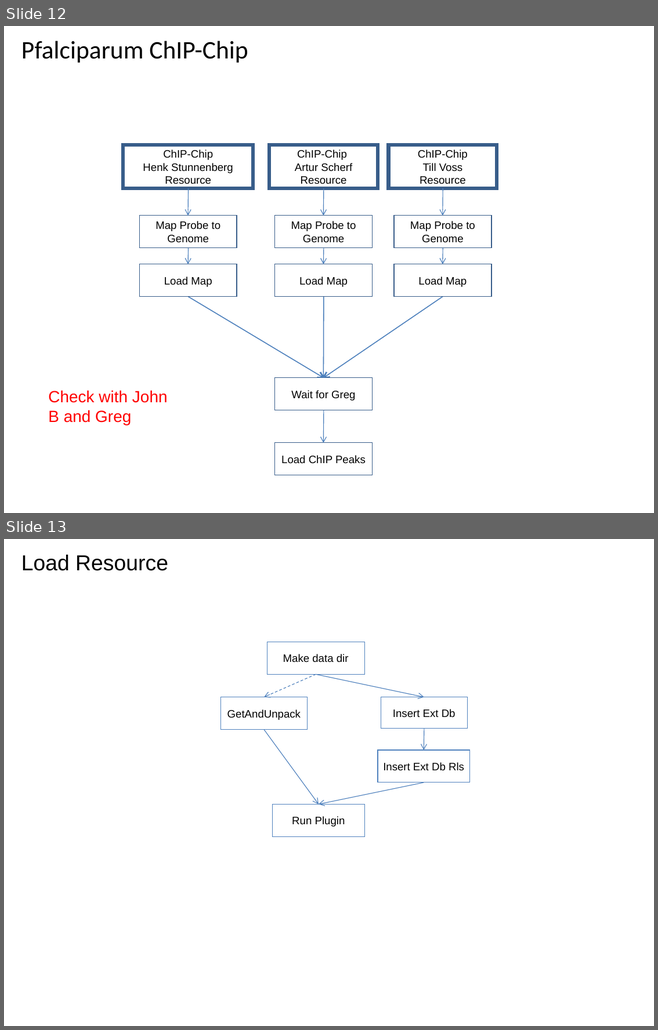
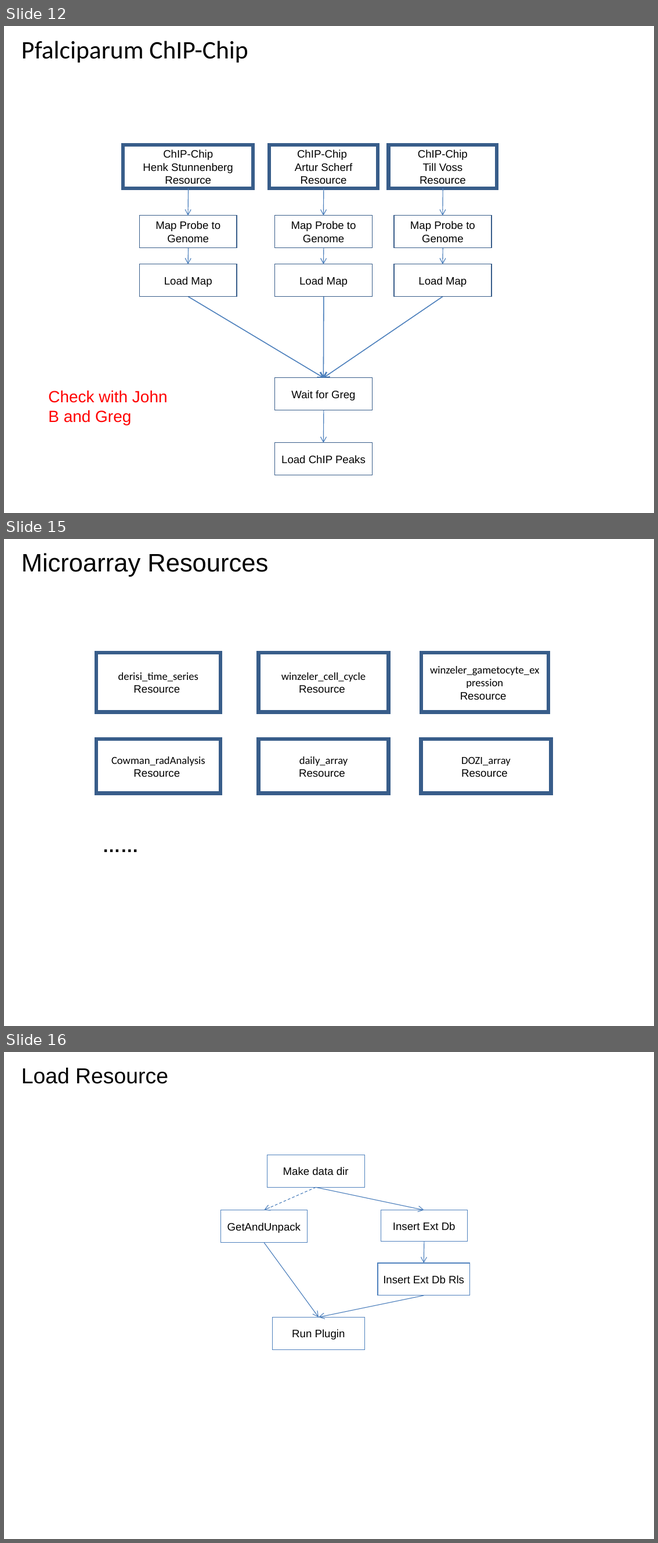
Before and after one commit to VEuPathDB/ApiCommonWorkflow, a slide deck: Main/doc/IntegratedWorkflow.ppt. Shown one above the other, each under a label of ours: slides 12 and 13 before the commit, slides 12, 15 and 16 after it; the slides between them are not shown. The pictures are 658x1030 and 658x1543 pixels, drawn with LibreOffice and Linux fonts; fonts in the diff are those of the drawing. Boxes give left, top, right and bottom in pixels: in the first picture for what was removed or moved away, otherwise in the second. Text is boxed around its words. In the diff, an @@ line names an element or a change of style, - is before the commit and + after.

Commit message:
add misc, dbxref and microarray subgraphs

```diff
--- a/Main/doc/IntegratedWorkflow.ppt
+++ b/Main/doc/IntegratedWorkflow.ppt
@@ slide 15 added at (x1=4, y1=539, x2=654, y2=1026), background #FFFFFF @@
@@ title added at (x1=21, y1=553, x2=268, y2=577), 28 pt, text #000000 @@
+Microarray Resources
@@ rectangle added at (x1=96, y1=653, x2=221, y2=712), outline #385D8A 4 pt, 12 pt, text #000000 @@
+derisi_time_series Resource
@@ rectangle added at (x1=259, y1=653, x2=389, y2=712), outline #385D8A 4 pt, 12 pt, text #000000 @@
+winzeler_cell_cycle
+Resource
@@ rectangle added at (x1=421, y1=653, x2=549, y2=712), outline #385D8A 4 pt, 12 pt, text #000000 @@
+winzeler_gametocyte_expression
+Resource
@@ rectangle added at (x1=96, y1=739, x2=221, y2=793), outline #385D8A 4 pt, 12 pt, text #000000 @@
+Cowman_radAnalysis
+Resource
@@ rectangle added at (x1=259, y1=739, x2=389, y2=793), outline #385D8A 4 pt, 12 pt, text #000000 @@
+daily_array
+Resource
@@ rectangle added at (x1=421, y1=739, x2=551, y2=793), outline #385D8A 4 pt, 12 pt, text #000000 @@
+DOZI_array
+Resource
@@ text added at (x1=96, y1=831, x2=161, y2=860), 20 pt, text #000000, bold @@
+……
@@ what was slide 13 is now slide 16 @@
```
Also in this commit, not shown: 1 slide changed, 2 other slides added.
